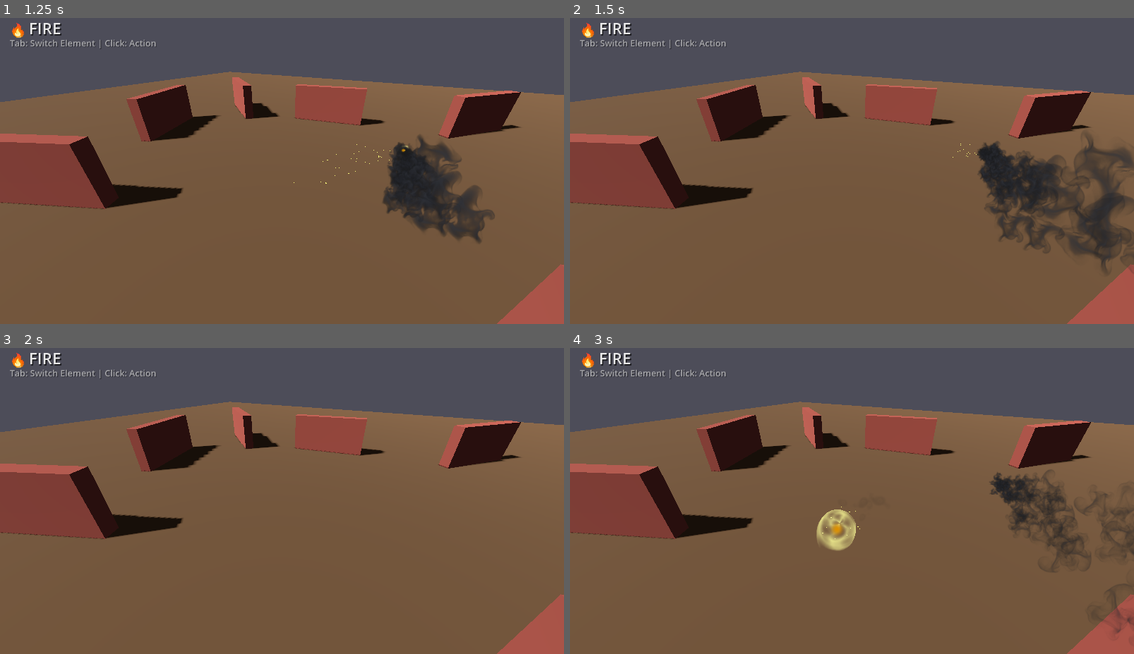
Above: before the commit, frames 1-4 (two rows, left to right).
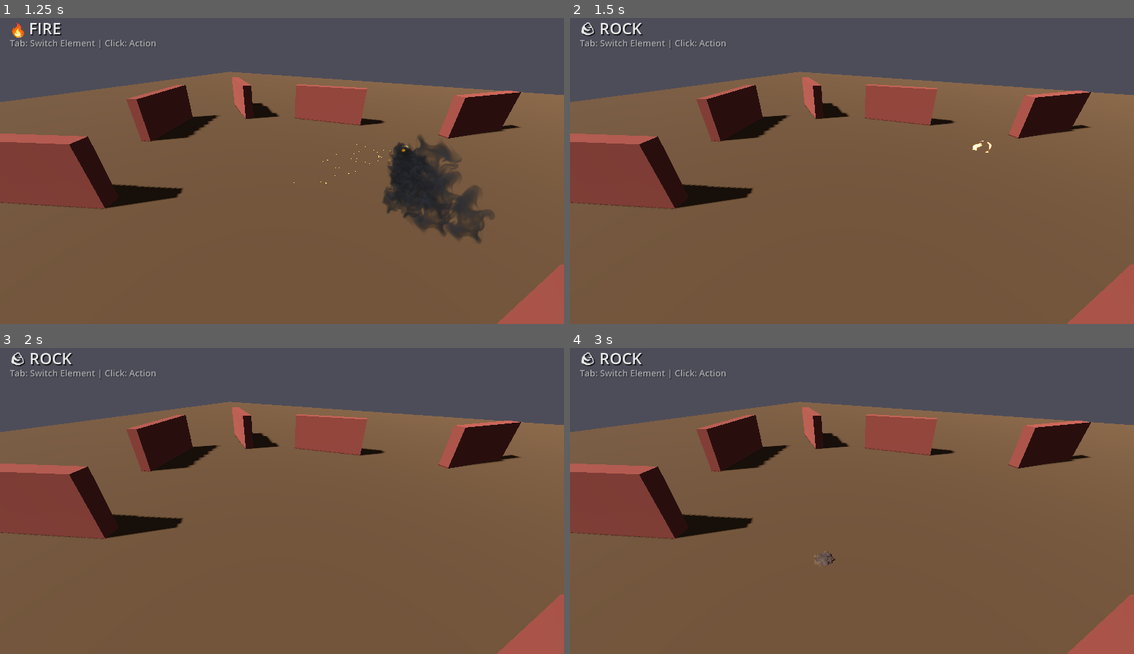
Above: after the commit, the same moments.

Repository: luketchang/elemental
Game: Godot game, scene res://scenes/stone_levitate_vfx.tscn
Two runs of this game, one before a commit and one after it. Both use one fixed random seed, a clock stepped at 60 frames per second and the inputs below.
Inputs (mouse positions are in pixels of both pictures, inside the frame that each line leads up to):
- Up to frame 1 (1.25 s): tap Enter (ui_accept) at 0.5, 0.77 s; move the mouse to (406, 149) at 0.52 s; hold Up from 0.53 s (still down); tap Tab at 0.6 s; click (406, 149) at 0.67 s
- Up to frame 2 (1.5 s): move the mouse to (739, 180) at 1.27 s; release Up at 1.28 s; hold Down from 1.28 s (still down); tap Tab at 1.35 s
- Up to frame 3 (2 s): keep holding Down; tap Enter (ui_accept) at 1.52 s
- Up to frame 4 (3 s): move the mouse to (908, 427) at 2.02 s; release Down at 2.03 s; hold Up from 2.03 s (still down); tap Tab at 2.1, 2.85 s; tap Enter (ui_accept) at 2.75 s; move the mouse to (823, 559) at 2.77 s; click (823, 559) at 2.92 s

Frame 1 is identical in both runs. In frame 2, 6.6% of the frame differs, in the area x 2-100%, y 1-84%; in frame 3, 0.3%; in frame 4, 3.8%.

Commit message:
impact works even looking jank

Diff:
--- a/fire_header_shader.tres
+++ b/fire_header_shader.tres
@@ -38,7 +38,6 @@
 
 }
 "
-graph_offset = Vector2(-160.307, -70.4512)
 flags/unshaded = true
 flags/shadows_disabled = true
 flags/ambient_light_disabled = true
--- /dev/null
+++ b/fire_ring.tscn
@@ -0,0 +1,3 @@
+[gd_scene format=3 uid="uid://chaksy70w2hfe"]
+
+[node name="ArcShaderTest" type="Node3D"]
--- a/fireball_shader.tres
+++ b/fireball_shader.tres
@@ -101,7 +101,6 @@
 
 }
 "
-graph_offset = Vector2(-276.862, 40.1754)
 modes/cull = 2
 flags/unshaded = true
 flags/shadows_disabled = true
--- a/scenes/stone_levitate_controller.gd
+++ b/scenes/stone_levitate_controller.gd
@@ -58,6 +58,11 @@
 const FIREBALL_SPEED: float = 30.0
 var fireball_velocity: Vector3 = Vector3.ZERO
 
+# Fire impact flipbook
+var fire_impact_shader: Shader
+const FIRE_IMPACT_DURATION: float = 0.4
+const FIRE_IMPACT_SIZE: float = 3.0
+
 func _ready():
 	print("\n" + "=".repeat(60))
 	print("=== ELEMENTAL VFX READY ===")
@@ -88,6 +93,9 @@
 		print("  ✓ Fireball ready (hidden)")
 	else:
 		print("  ⚠️ Fireball node not found - regenerate scene with generator script!")
+
+	# Create fire impact flipbook shader
+	_create_fire_impact_shader()
 
 	print("\n✓✓✓ READY!")
 	print("  - Press TAB to toggle between ROCK and FIRE")
@@ -559,13 +567,31 @@
 
 	# Fireball movement (no physics, just translate)
 	if current_state == State.FIRE_FLYING and fireball:
-		fireball.global_position += fireball_velocity * delta
-		fireball_timer -= delta
-
-		# Check if out of bounds or timeout
-		var pos = fireball.global_position
-		if fireball_timer <= 0 or pos.length() > 100.0 or pos.y < -5.0:
+		var move_delta = fireball_velocity * delta
+
+		# Raycast to check for wall/floor collision
+		var space_state = get_world_3d().direct_space_state
+		var query = PhysicsRayQueryParameters3D.create(
+			fireball.global_position,
+			fireball.global_position + move_delta * 2.0  # Look ahead
+		)
+		query.collision_mask = 3  # Walls + floor
+
+		var result = space_state.intersect_ray(query)
+		if result:
+			# Hit something! Spawn impact effect
+			print("🔥 FIREBALL IMPACT at ", result.position)
+			_spawn_fire_impact(result.position, result.normal)
 			_hide_fireball()
+		else:
+			# No collision, move normally
+			fireball.global_position += move_delta
+			fireball_timer -= delta
+
+			# Check if out of bounds or timeout
+			var pos = fireball.global_position
+			if fireball_timer <= 0 or pos.length() > 100.0 or pos.y < -5.0:
+				_hide_fireball()
 
 func _on_rock_landed():
 	if current_state == State.LANDED:
@@ -602,6 +628,87 @@
 	print("  Fireball faded. Click to launch another!")
 
 
+func _create_fire_impact_shader():
+	fire_impact_shader = Shader.new()
+	fire_impact_shader.code = """
+shader_type spatial;
+render_mode unshaded, blend_add, cull_disabled, depth_draw_never;
+
+uniform sampler2D flipbook_tex : source_color;
+uniform int rows = 2;
+uniform int cols = 2;
+uniform int current_frame = 0;
+uniform float intensity = 2.5;
+
+void fragment() {
+	float frame_width = 1.0 / float(cols);
+	float frame_height = 1.0 / float(rows);
+
+	int col = current_frame % cols;
+	int row = current_frame / cols;
+
+	vec2 frame_uv = vec2(
+		float(col) * frame_width + UV.x * frame_width,
+		float(row) * frame_height + UV.y * frame_height
+	);
+
+	vec4 tex_color = texture(flipbook_tex, frame_uv);
+	float alpha = max(tex_color.r, max(tex_color.g, tex_color.b));
+
+	ALBEDO = tex_color.rgb * intensity;
+	ALPHA = alpha;
+}
+"""
+	print("  ✓ Fire impact shader created")
+
+
+func _spawn_fire_impact(impact_pos: Vector3, impact_normal: Vector3):
+	# Create a quad mesh facing the camera (billboard)
+	var impact_node = Node3D.new()
+	impact_node.name = "fire_impact"
+	add_child(impact_node)
+	impact_node.global_position = impact_pos + impact_normal * 0.1  # Offset slightly from surface
+
+	var mesh_instance = MeshInstance3D.new()
+	var quad = QuadMesh.new()
+	quad.size = Vector2(FIRE_IMPACT_SIZE, FIRE_IMPACT_SIZE)
+	mesh_instance.mesh = quad
+	impact_node.add_child(mesh_instance)
+
+	# Create material
+	var mat = ShaderMaterial.new()
+	mat.shader = fire_impact_shader
+
+	var flipbook_tex = load("res://assets/flipbooks/fire-impact.png")
+	if flipbook_tex:
+		mat.set_shader_parameter("flipbook_tex", flipbook_tex)
+	mat.set_shader_parameter("rows", 2)
+	mat.set_shader_parameter("cols", 2)
+	mat.set_shader_parameter("current_frame", 0)
+	mat.set_shader_parameter("intensity", 3.0)
+
+	mesh_instance.material_override = mat
+
+	# Make it face the camera by looking at camera
+	if camera:
+		impact_node.look_at(camera.global_position, Vector3.UP)
+
+	# Animate the flipbook
+	_animate_fire_impact(impact_node, mat)
+
+
+func _animate_fire_impact(node: Node3D, mat: ShaderMaterial):
+	var total_frames = 4  # 2x2 flipbook
+	var frame_time = FIRE_IMPACT_DURATION / float(total_frames)
+
+	for frame in range(total_frames):
+		mat.set_shader_parameter("current_frame", frame)
+		await get_tree().create_timer(frame_time).timeout
+
+	# Cleanup
+	node.queue_free()
+
+
 func _on_stone_body_entered(body: Node):
 	print("  [Collision] body_entered: ", body.name, " state=", State.keys()[current_state])
 
Not shown, added: fire_ring.gdshader.uid
